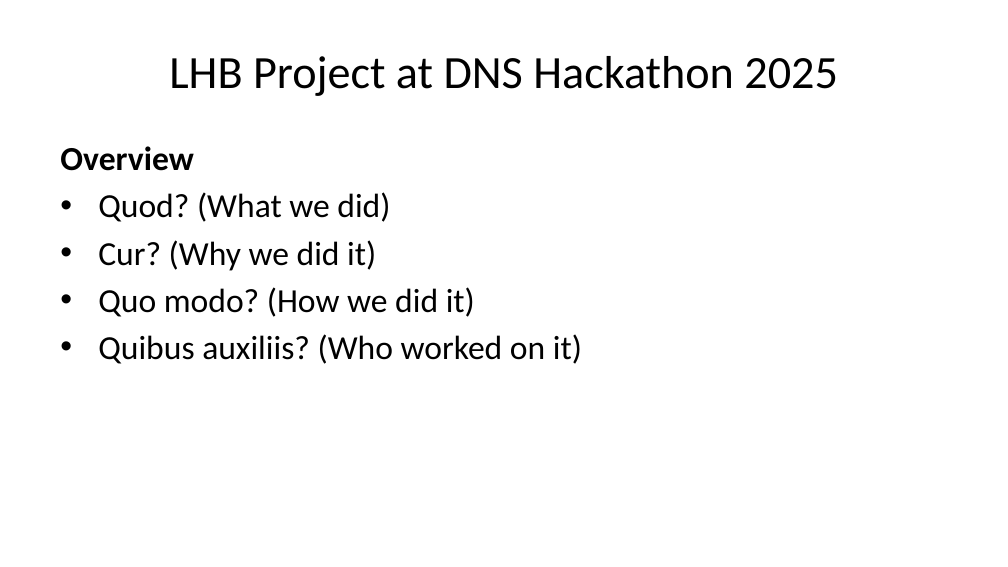
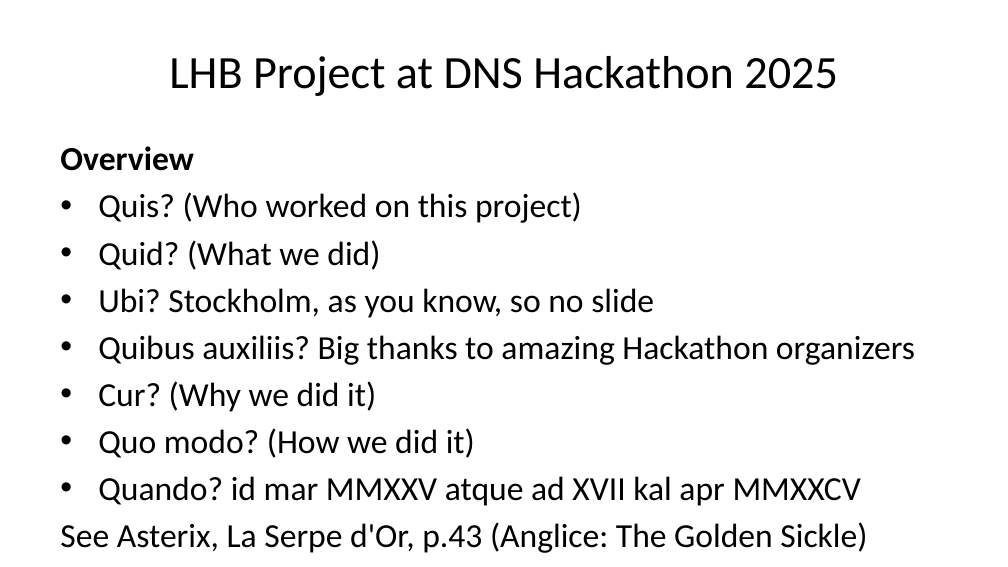
Before and after one commit to DNS-Hackathon/LHB, a slide deck: slide 2 of Slides.pptx. Drawn at 1008x567 pixels with LibreOffice and Linux fonts; fonts in the diff are those of the drawing. Boxes give left, top, right and bottom in pixels: in the first picture for what was removed or moved away, otherwise in the second. Text is boxed around its words. In the diff, an @@ line names an element or a change of style, - is before the commit and + after.

Commit message:
Updated slides

```diff
--- a/Slides.pptx
+++ b/Slides.pptx
@@ text at <box>98,192,915,365</box>: text changed @@
-• Quod? (What we did)
+• Quis? (Who worked on this project)
+• Quid? (What we did)
+• Ubi? Stockholm, as you know, so no slide
+• Quibus auxiliis? Big thanks to amazing Hackathon organizers
@@ text at <box>60,476,867,553</box>: text changed @@
-• Quibus auxiliis? (Who worked on it)
+• Quando? id mar MMXXV atque ad XVII kal apr MMXXCV
+See Asterix, La Serpe d'Or, p.43 (Anglice: The Golden Sickle)
```
Also in this commit, not shown: 2 other slides changed, 2 other files.
